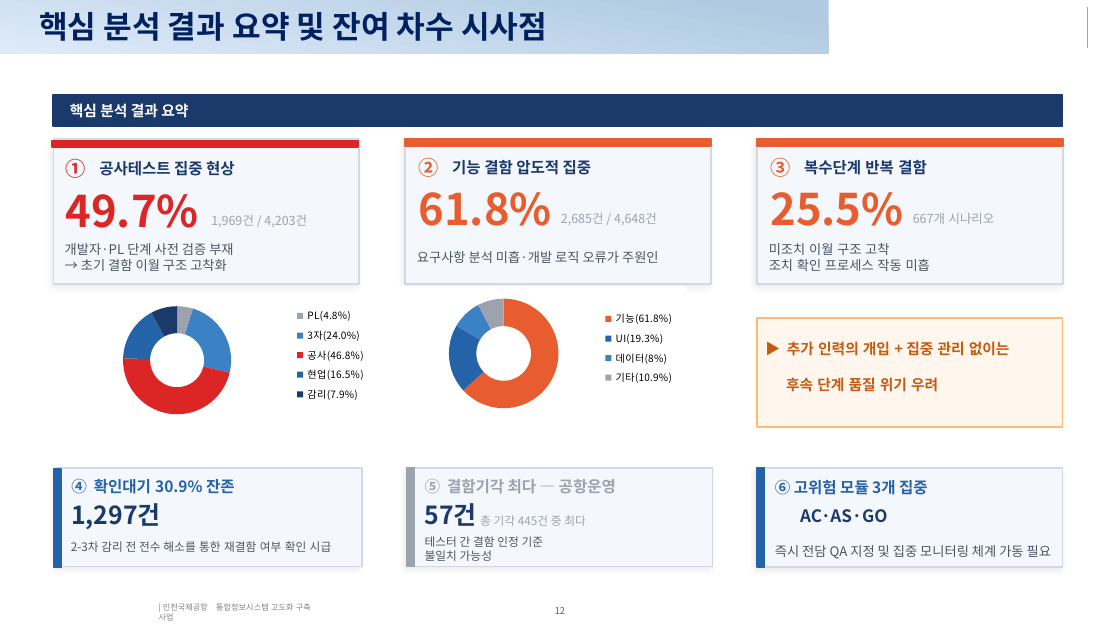
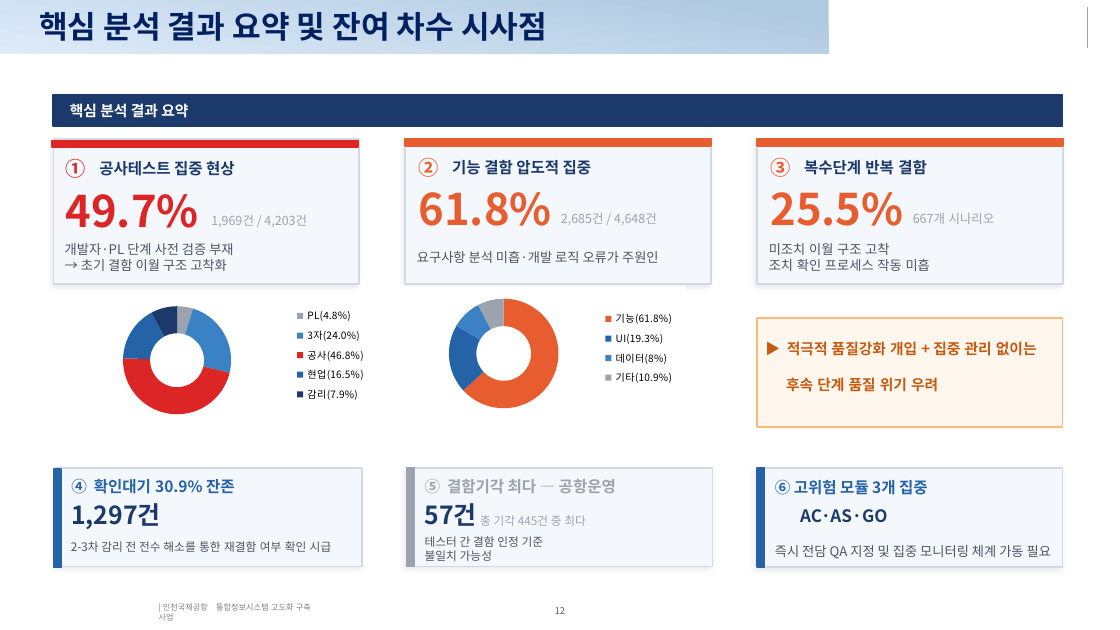
Before and after one commit to kechristal/iiac, a slide deck: slide 12 of 결함분석_종합보고서_최종.pptx. Drawn at 1120x630 pixels with LibreOffice and Linux fonts; fonts in the diff are those of the drawing; background and template pictures are left out. Boxes give left, top, right and bottom in pixels: in the first picture for what was removed or moved away, otherwise in the second. Text is boxed around its words. In the diff, an @@ line names an element or a change of style, - is before the commit and + after.

```diff
--- a/결함분석_종합보고서_최종.pptx
+++ b/결함분석_종합보고서_최종.pptx
@@ text at bbox=[787, 341, 1037, 356]: text changed @@
-▶ 추가 인력의 개입 + 집중 관리 없이는
+▶ 적극적 품질강화 개입 + 집중 관리 없이는
```
Also in this commit, not shown: 15 other slides changed, 1 other file.
